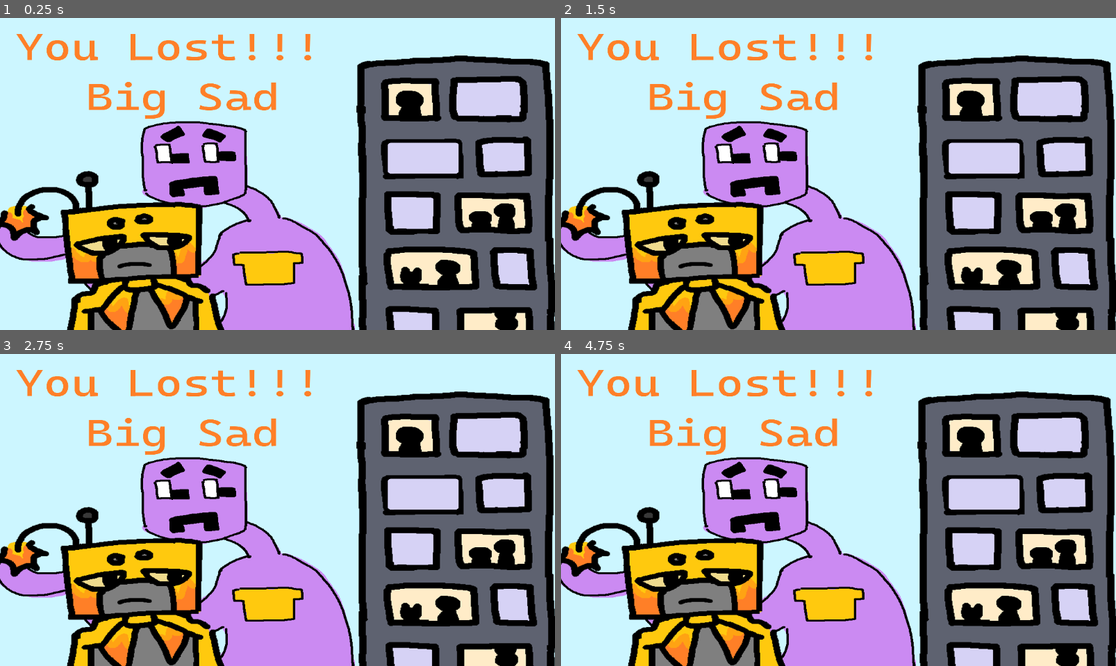
Above: before the commit, frames 1-4 (two rows, left to right).
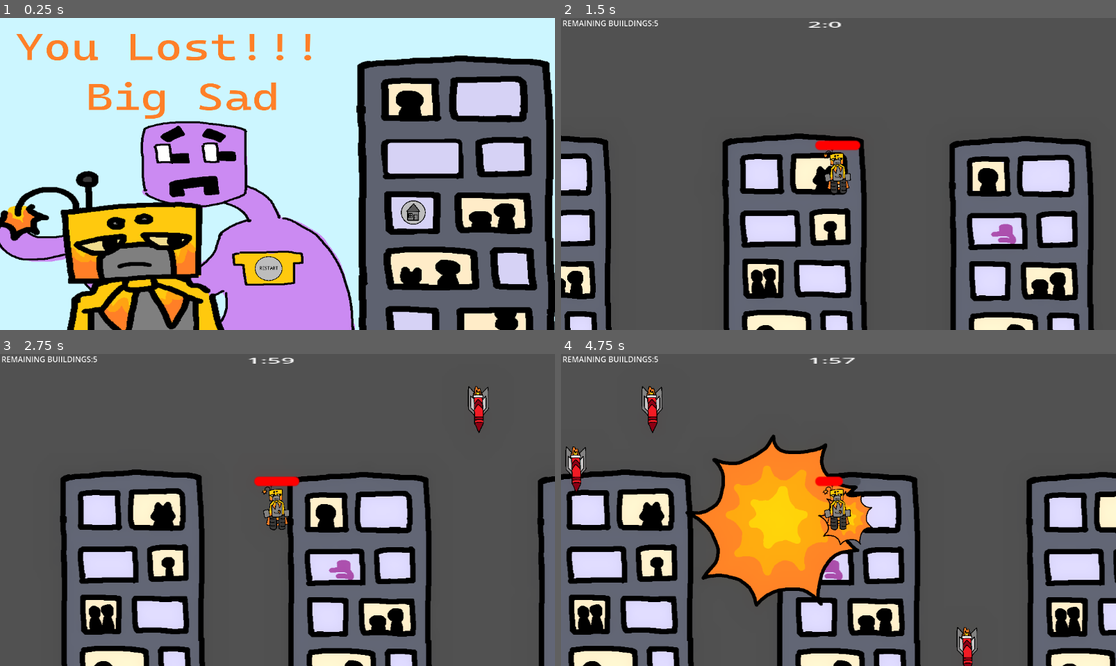
Above: after the commit, the same moments.

Repository: GeirlanthArchivest/oops--i-maybe-did-it-again
Game: Godot game, scene res://Scenes/win_screen.tscn
Two runs of this game, one before a commit and one after it. Both use one fixed random seed, a clock stepped at 60 frames per second and the inputs below. This scene is started directly instead of the project's main scene. The engine's default icon, where the game draws it, is replaced by a stand-in: a white triangle on a blue panel in a dark square.
Inputs (mouse positions are in pixels of both pictures, inside the frame that each line leads up to):
- Up to frame 1 (0.25 s): no input
- Up to frame 2 (1.5 s): click (1060, 158) at 0.52 s; click (727, 155) at 1.27 s
- Up to frame 3 (2.75 s): tap Enter (shoot) at 2 s; move the mouse to (399, 494) at 2.02 s; hold Right (move_right) from 2.03 s (still down); hold Enter (shoot) from 2.03 s (still down); tap Space (jump) at 2.27 s
- Up to frame 4 (4.75 s): move the mouse to (727, 525) at 2.77 s; release Enter (shoot) at 2.78 s; tap Enter (shoot) at 2.85, 4.35 s; tap Space (jump) at 3.02, 4.52 s; move the mouse to (894, 441) at 3.52 s; release Right (move_right) at 3.53 s; hold Left (move_left) 3.53-4.28 s; hold Enter (shoot) 3.53-4.28 s; move the mouse to (810, 572) at 4.27 s; hold Right (move_right) from 4.28 s (still down)

The runs differ from the first frame. In frame 1, 0.6% of the frame differs, in the area x 45-77%, y 58-85%; in frame 2, 95%; in frame 3, 96%; in frame 4, 96%, in the area x 0-100%, y 0-100%.

Commit message:
can restart or go to main menu via buttons on end screens

Diff:
--- a/oops!-i-maybe-did-it-again/Scenes/win_screen.tscn
+++ b/oops!-i-maybe-did-it-again/Scenes/win_screen.tscn
@@ -1,8 +1,10 @@
-[gd_scene load_steps=4 format=3 uid="uid://ubvysi6x2b8a"]
+[gd_scene load_steps=6 format=3 uid="uid://ubvysi6x2b8a"]
 
 [ext_resource type="Script" uid="uid://c3sapvei7q7dt" path="res://Scripts/win_screen.gd" id="1_l5sol"]
 [ext_resource type="Texture2D" uid="uid://c6owjlmoseqoq" path="res://Assets/winning screen actual png.png" id="2_awi1s"]
 [ext_resource type="Texture2D" uid="uid://rncp5du426ym" path="res://Assets/Losing Screen png.png" id="3_bwc64"]
+[ext_resource type="Texture2D" uid="uid://8f6ac725f4ao" path="res://Assets/home button png the second.png" id="4_bwc64"]
+[ext_resource type="Texture2D" uid="uid://die85mmr57ta1" path="res://Assets/RESTART BUTTON.png" id="5_85imr"]
 
 [node name="Scene Root" type="Control"]
 layout_mode = 3
@@ -13,13 +15,30 @@
 position = Vector2(576, 324)
 
 [node name="Win Screen" type="Control" parent="."]
-visible = false
 anchors_preset = 0
 
 [node name="WinningScreenActualPng" type="Sprite2D" parent="Win Screen"]
 position = Vector2(576.00006, 323.99997)
 scale = Vector2(0.32839224, 0.2612903)
 texture = ExtResource("2_awi1s")
+
+[node name="WinHomeButton" type="TextureButton" parent="Win Screen"]
+layout_mode = 0
+offset_left = 971.0
+offset_top = 244.0
+offset_right = 4479.0
+offset_bottom = 2724.0
+scale = Vector2(0.040516343, 0.040516343)
+texture_normal = ExtResource("4_bwc64")
+
+[node name="WinRestartButton" type="TextureButton" parent="Win Screen"]
+layout_mode = 0
+offset_left = 503.0
+offset_top = 487.00003
+offset_right = 4011.0
+offset_bottom = 2967.0
+scale = Vector2(0.03172025, 0.03172025)
+texture_normal = ExtResource("5_85imr")
 
 [node name="Lose Screen" type="Control" parent="."]
 visible = false
@@ -29,3 +48,26 @@
 position = Vector2(575.99994, 324)
 scale = Vector2(0.32839224, 0.26129034)
 texture = ExtResource("3_bwc64")
+
+[node name="LoseHomeButton" type="TextureButton" parent="Lose Screen"]
+layout_mode = 0
+offset_left = 786.0
+offset_top = 357.0
+offset_right = 4294.0
+offset_bottom = 2837.0
+scale = Vector2(0.040516343, 0.040516343)
+texture_normal = ExtResource("4_bwc64")
+
+[node name="LoseRestartButton" type="TextureButton" parent="Lose Screen"]
+layout_mode = 0
+offset_left = 507.0
+offset_top = 482.0
+offset_right = 4015.0
+offset_bottom = 2962.0
+scale = Vector2(0.03172025, 0.03172025)
+texture_normal = ExtResource("5_85imr")
+
+[connection signal="pressed" from="Win Screen/WinHomeButton" to="." method="_on_win_home_button_pressed"]
+[connection signal="pressed" from="Win Screen/WinRestartButton" to="." method="_on_win_restart_button_pressed"]
+[connection signal="pressed" from="Lose Screen/LoseHomeButton" to="." method="_on_lose_home_button_pressed"]
+[connection signal="pressed" from="Lose Screen/LoseRestartButton" to="." method="_on_lose_restart_button_pressed"]
--- a/oops!-i-maybe-did-it-again/Scripts/win_screen.gd
+++ b/oops!-i-maybe-did-it-again/Scripts/win_screen.gd
@@ -1,5 +1,4 @@
 extends Control
-
 
 
 # Called when the node enters the scene tree for the first time.
@@ -8,3 +7,21 @@
 		$"Win Screen".visible = true
 	else:
 		$"Lose Screen".visible = true
+
+func _on_lose_home_button_pressed() -> void:
+	home()
+
+func _on_lose_restart_button_pressed() -> void:
+	restart()
+
+func _on_win_home_button_pressed() -> void:
+	home()
+
+func _on_win_restart_button_pressed() -> void:
+	restart()
+
+func restart():
+	get_tree().change_scene_to_file("res://Scenes/main_level.tscn")
+
+func home():
+	get_tree().change_scene_to_file("res://Scenes/start_menu.tscn")
Binary file added: oops!-i-maybe-did-it-again/Assets/RESTART BUTTON.png
Not shown, added: oops!-i-maybe-did-it-again/Assets/RESTART BUTTON.png.import
Binary file added: oops!-i-maybe-did-it-again/Assets/home button png the second.png
Not shown, added: oops!-i-maybe-did-it-again/Assets/home button png the second.png.import
